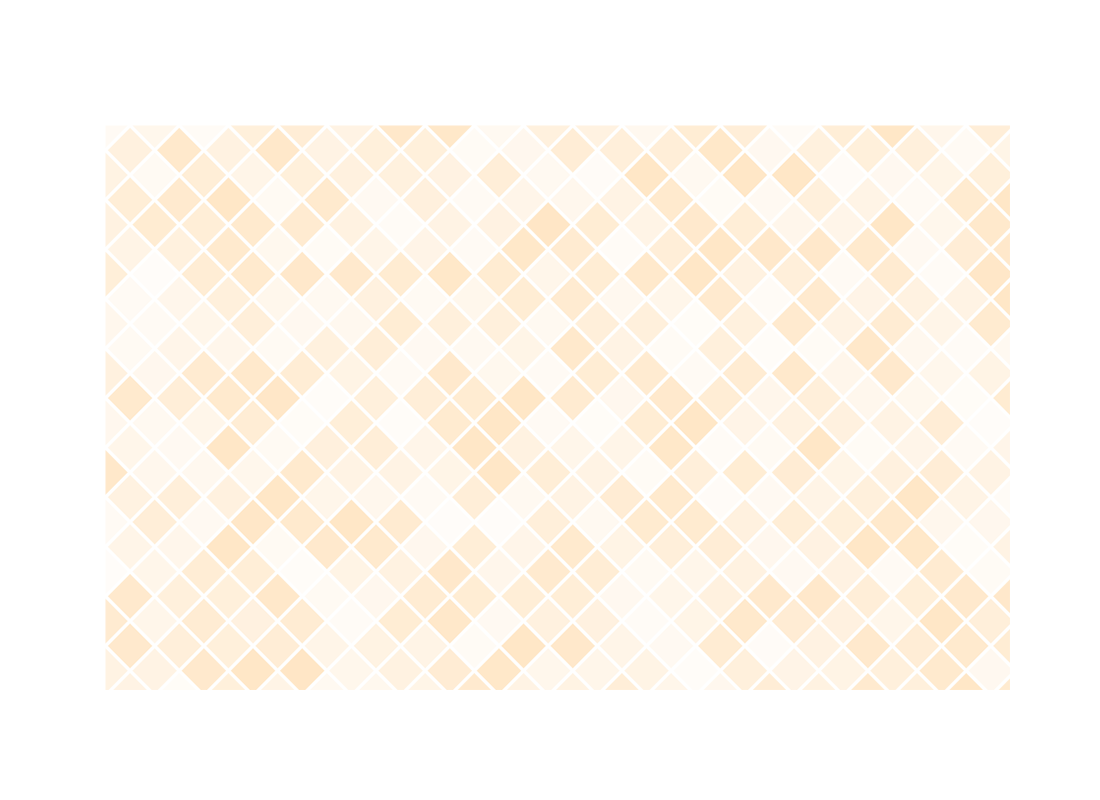
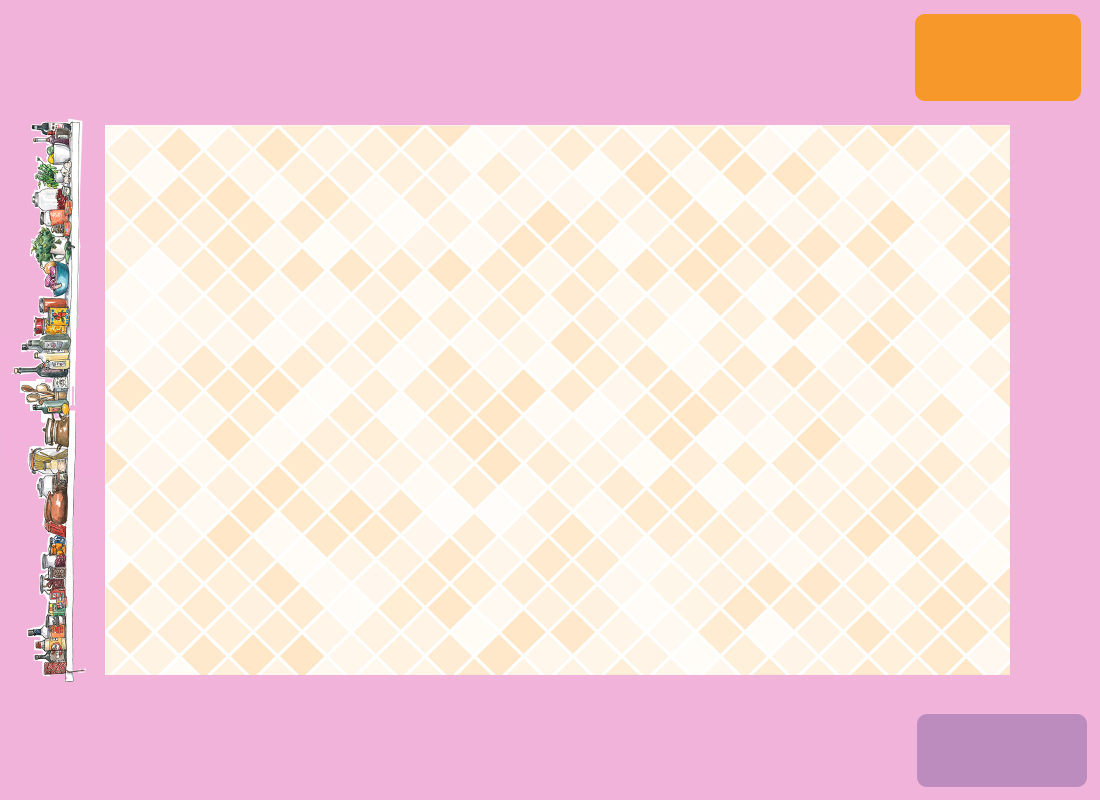
Layer changes from the first 1100 x 800 image to the second:
added layer "Rounded Rectangle 2" above "Rounded Rectangle 1" over [915,14,1081,101]
added layer "Rounded Rectangle 1" above "Rectangle 10" over [917,714,1087,787]
added layer "Rectangle 10" above "Rectangle 9" over [14,393,25,407]
added layer "Rectangle 9" above "Layer 1" over [19,404,30,418]
added layer "Rectangle 8" above "Rectangle 11" over [14,411,41,443]
added layer "Rectangle 11" above "Rectangle 7" over [9,375,36,381]
added layer "Rectangle 7" above "Rectangle 6" over [2,374,20,434]
added layer "Rectangle 6" above "Rectangle 5" over [2,336,16,362]
added layer "Rectangle 5" above "Rectangle 4" over [5,419,25,457]
added layer "Rectangle 4" above "Samin-Shelf" over [76,329,98,475]
added layer "Samin-Shelf" above "Rectangle 3" over [6,118,95,682]
painted on "bg1" over [105,125,1010,690]
painted on "Background" over [0,0,1100,800]
